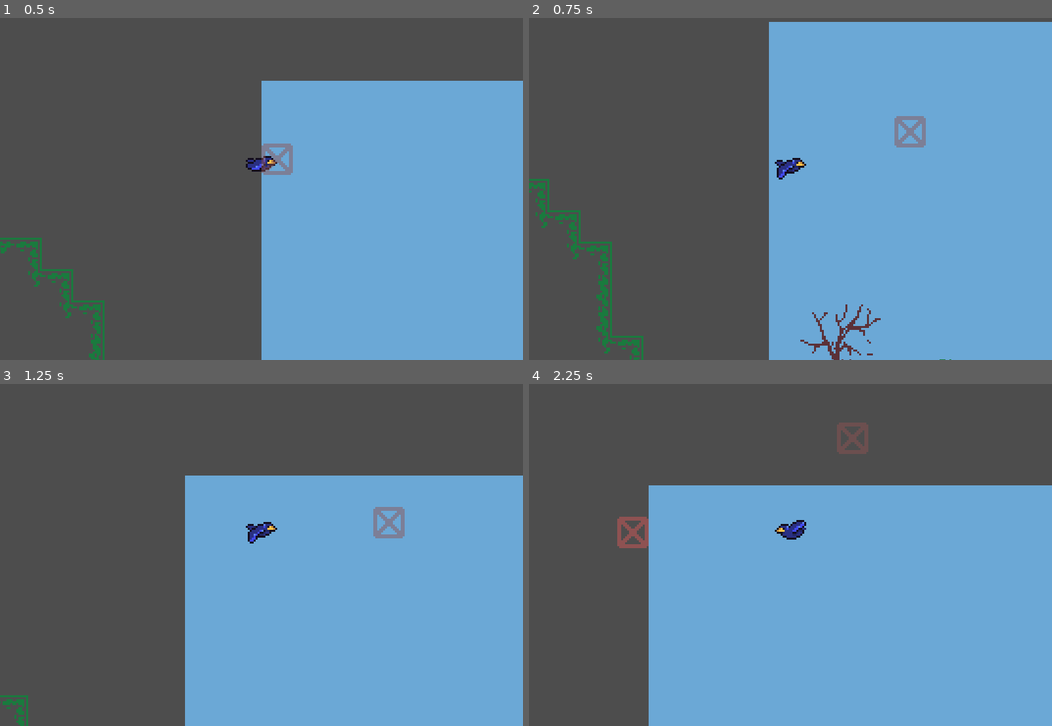
Above: before the commit, frames 1-4 (two rows, left to right).
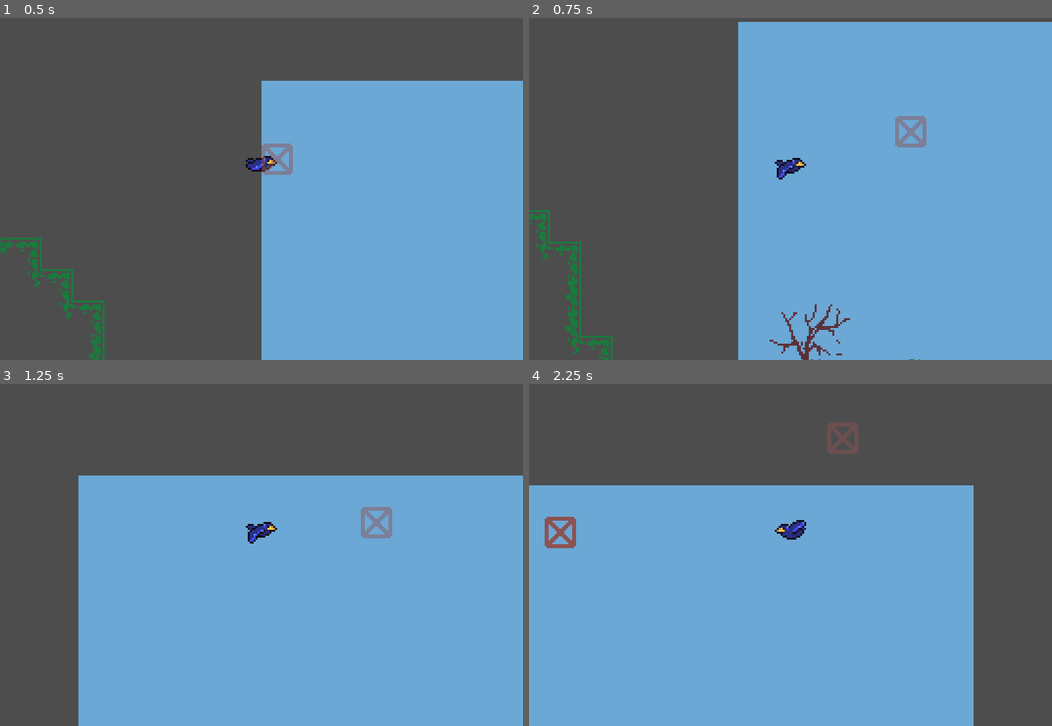
Above: after the commit, the same moments.

Repository: Gladiu/Birds-jam
Game: Godot game, scene res://scn/main.tscn
Two runs of this game, one before a commit and one after it. Both use one fixed random seed, a clock stepped at 60 frames per second and the inputs below.
Inputs (mouse positions are in pixels of both pictures, inside the frame that each line leads up to):
- Up to frame 1 (0.5 s): no input
- Up to frame 2 (0.75 s): move the mouse to (905, 144) at 0.52 s; hold D (move_right) from 0.53 s (still down); hold Space (fly) from 0.53 s (still down)
- Up to frame 3 (1.25 s): keep holding D (move_right); keep holding Space (fly)
- Up to frame 4 (2.25 s): move the mouse to (685, 548) at 1.27 s; release Space (fly) at 1.28 s; click (685, 548) at 1.35 s; move the mouse to (842, 442) at 2.02 s; release D (move_right) at 2.03 s; hold A (move_left) from 2.03 s (still down); hold Space (fly) from 2.03 s (still down)

Frame 1 is identical in both runs. In frame 2, 8.6% of the frame differs, in the area x 0-81%, y 1-100%; in frame 3, 16%; in frame 4, 27%, in the area x 0-100%, y 11-100%.

Commit message:
Add stick pickups

Diff:
--- a/scn/player.tscn
+++ b/scn/player.tscn
@@ -109,6 +109,9 @@
 "speed": 12.0
 }]
 
+[sub_resource type="CircleShape2D" id="CircleShape2D_dltx8"]
+radius = 30.0666
+
 [node name="Player" type="CharacterBody2D" node_paths=PackedStringArray("_animation")]
 script = ExtResource("1_386vx")
 _animation = NodePath("AnimatedSprite2D")
@@ -123,3 +126,11 @@
 animation = &"fly"
 
 [node name="Camera2D" type="Camera2D" parent="."]
+
+[node name="PickupRange" type="Area2D" parent="."]
+
+[node name="PickupRangeShape" type="CollisionShape2D" parent="PickupRange"]
+visible = false
+shape = SubResource("CircleShape2D_dltx8")
+
+[connection signal="area_entered" from="PickupRange" to="." method="_on_pickup_range_area_entered"]
--- /dev/null
+++ b/scn/stick.tscn
@@ -0,0 +1,16 @@
+[gd_scene load_steps=4 format=3 uid="uid://bdf2stitcfdhu"]
+
+[ext_resource type="Script" uid="uid://dsxv1n07tnc41" path="res://src/stick.gd" id="1_01kma"]
+[ext_resource type="Texture2D" uid="uid://cbrm6s6thma4n" path="res://ast/stick.png" id="2_i7qev"]
+
+[sub_resource type="CircleShape2D" id="CircleShape2D_bsjwa"]
+radius = 26.4008
+
+[node name="Stick" type="Area2D"]
+script = ExtResource("1_01kma")
+
+[node name="CollisionShape2D" type="CollisionShape2D" parent="."]
+shape = SubResource("CircleShape2D_bsjwa")
+
+[node name="Sprite2D" type="Sprite2D" parent="."]
+texture = ExtResource("2_i7qev")
--- /dev/null
+++ b/scn/stick_view.tscn
@@ -0,0 +1,6 @@
+[gd_scene load_steps=2 format=3 uid="uid://gcinq16wtv4w"]
+
+[ext_resource type="Texture2D" uid="uid://cbrm6s6thma4n" path="res://ast/stick.png" id="1_np0c4"]
+
+[node name="StickView" type="Sprite2D"]
+texture = ExtResource("1_np0c4")
--- /dev/null
+++ b/scn/test.tscn
@@ -0,0 +1,17 @@
+[gd_scene load_steps=4 format=3 uid="uid://d002f8qfbc0q0"]
+
+[ext_resource type="PackedScene" uid="uid://kapo0vdcplf8" path="res://scn/player.tscn" id="1_6kuet"]
+
+[sub_resource type="PhysicsMaterial" id="PhysicsMaterial_vbsy5"]
+
+[sub_resource type="RectangleShape2D" id="RectangleShape2D_6kuet"]
+size = Vector2(1391, 450)
+
+[node name="Ground" type="StaticBody2D"]
+physics_material_override = SubResource("PhysicsMaterial_vbsy5")
+
+[node name="CollisionShape2D" type="CollisionShape2D" parent="."]
+position = Vector2(563.5, 714)
+shape = SubResource("RectangleShape2D_6kuet")
+
+[node name="Player" parent="." instance=ExtResource("1_6kuet")]
--- a/src/player.gd
+++ b/src/player.gd
@@ -1,6 +1,8 @@
 extends CharacterBody2D
 
-const MOVE_SPEED = 10000
+signal stick_picked_up
+
+const MOVE_SPEED = 400
 const CLIMB_TOP_SPEED = -400
 const CLIMB_SPEED = 50
 var GRAVITY = ProjectSettings.get_setting("physics/2d/default_gravity")
@@ -13,18 +15,20 @@
 	RIGHT
 }
 
-var facing_direction: FacingDirection = FacingDirection.RIGHT
+var _facing_direction: FacingDirection = FacingDirection.RIGHT
+
+var stick_view_scn: = preload("res://scn/stick_view.tscn")
 
 
 func _physics_process(delta: float) -> void:
 	# Sideways movement
 	var axis = Input.get_axis("move_left", "move_right")
-	velocity.x = axis * MOVE_SPEED * delta
+	velocity.x = axis * MOVE_SPEED
 
 	if axis > 0:
-		facing_direction = FacingDirection.RIGHT
+		_facing_direction = FacingDirection.RIGHT
 	elif axis < 0:
-		facing_direction = FacingDirection.LEFT
+		_facing_direction = FacingDirection.LEFT
 	#else: Nothing
 
 	if not is_on_floor():
@@ -40,7 +44,7 @@
 		else:
 			_animation.play("run")
 
-	if facing_direction == FacingDirection.RIGHT:
+	if _facing_direction == FacingDirection.RIGHT:
 		_animation.flip_h = true
 	else:
 		_animation.flip_h = false
@@ -50,3 +54,14 @@
 		velocity.y = move_toward(velocity.y, CLIMB_TOP_SPEED, CLIMB_SPEED)
 
 	move_and_slide()
+
+
+
+func _on_pickup_range_area_entered(area: Area2D) -> void:
+	var stick: = area as Stick
+	if not stick:
+		return
+
+	# Inform manager about resource update
+	stick.pickup()
+	stick_picked_up.emit()
--- /dev/null
+++ b/src/stick.gd
@@ -0,0 +1,22 @@
+class_name Stick
+extends Area2D
+
+
+@export var _sprite: Sprite2D
+
+
+func pickup() -> void:
+	queue_free()
+
+
+func _ready() -> void:
+	# TODO: Moving up and down
+	# This don't work ;-;
+	#var tween = create_tween()
+	#tween.tween_property(
+	#	_sprite,
+	#	"position",
+	#	position + Vector2(0, -10),
+	#	10
+	#).as_relative().set_trans(Tween.TRANS_SINE)
+	pass
Binary file added: ast/stick.png
Not shown, added: ast/stick.png.import
Not shown: 1 places in scn/player.tscn that only renumber resources
Not shown, added: src/stick.gd.uid
